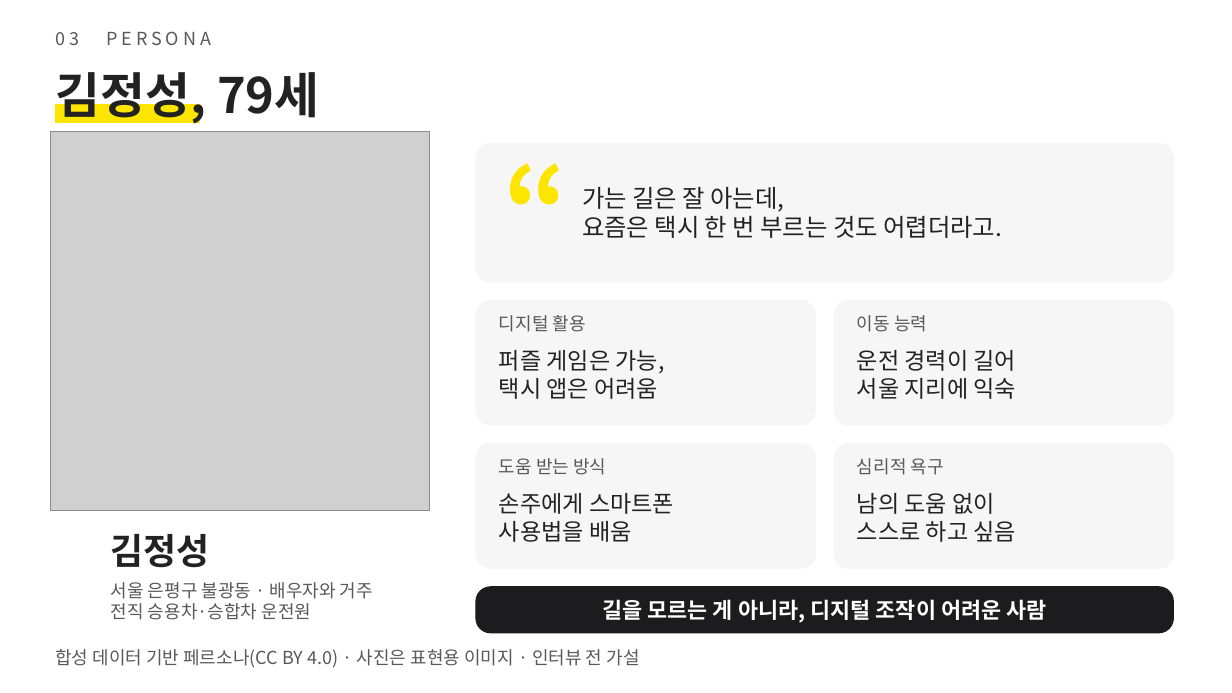
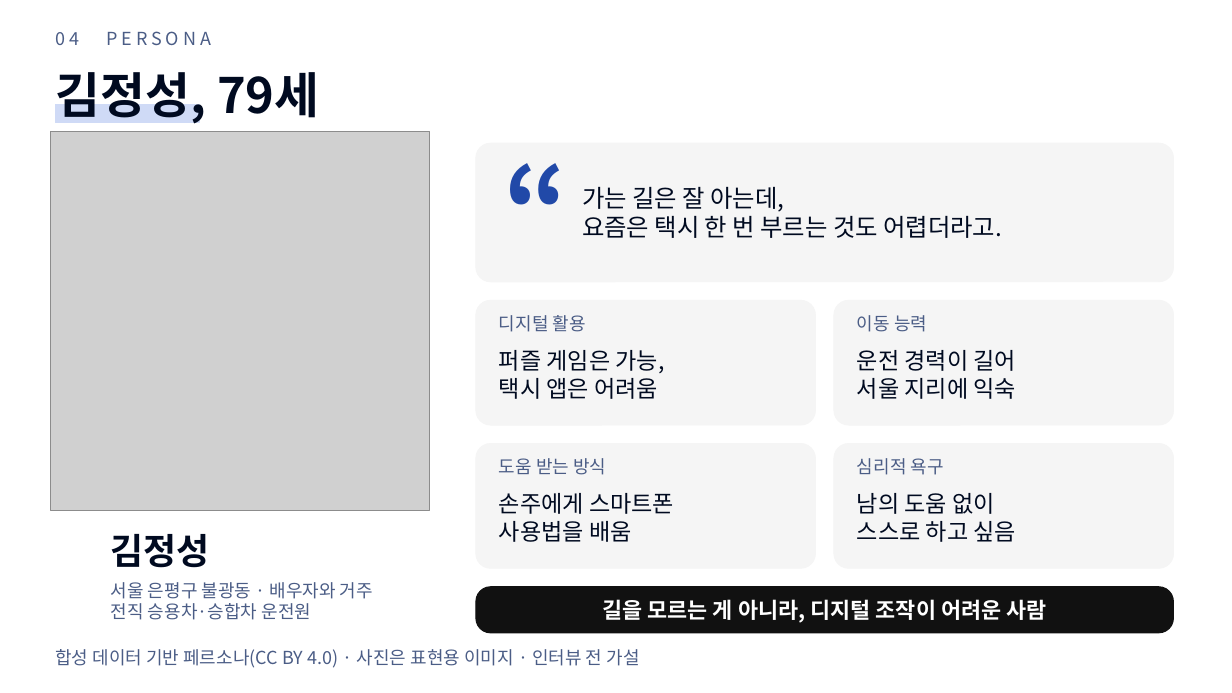
Before and after one commit to forethinkfi/HK06_4N, a slide deck: slide 5 of docs/presentation/gyeotae-user-research.pptx (slide 4 before the commit). Drawn at 1232x693 pixels with LibreOffice and Linux fonts; fonts in the diff are those of the drawing; grey boxes stand for pictures. Boxes give left, top, right and bottom in pixels: in the first picture for what was removed or moved away, otherwise in the second. Text is boxed around its words. In the diff, an @@ line names an element or a change of style, - is before the commit and + after.

```diff
--- a/docs/presentation/gyeotae-user-research.pptx
+++ b/docs/presentation/gyeotae-user-research.pptx
@@ text at box(55, 31, 211, 45): text changed; text colour #595959 to #4B5D86 @@
-03 PERSONA
+04 PERSONA
@@ rectangle at box(55, 104, 199, 123): fill #FEE500 to #CFDAF6; outline #FEE500 1 pt to #CFDAF6 1 pt @@
@@ text "“" at box(504, 139, 578, 250): text colour #FEE500 to #2149A8 @@
@@ fill #F6F6F7 to #F5F5F5; outline #F6F6F7 0.75 pt to #F5F5F5 0.75 pt in 5 elements at box(476, 143, 1174, 282), box(476, 300, 815, 425), box(835, 300, 1174, 425), box(476, 444, 815, 568), box(835, 444, 1174, 568) @@
@@ text colour #222222 to #000A20 in 7 elements at box(55, 64, 319, 126), box(111, 534, 210, 568), box(582, 187, 1002, 238), box(499, 350, 665, 399), box(857, 350, 1017, 399), box(499, 493, 674, 542), box(857, 493, 1017, 542) @@
@@ text colour #595959 to #4B5D86 in 6 elements at box(111, 582, 373, 620), box(499, 315, 586, 332), box(857, 315, 927, 332), box(499, 458, 606, 475), box(857, 458, 944, 475), box(55, 649, 640, 668) @@
```
Also in this commit, not shown: 8 other slides changed, 1 slide added.
